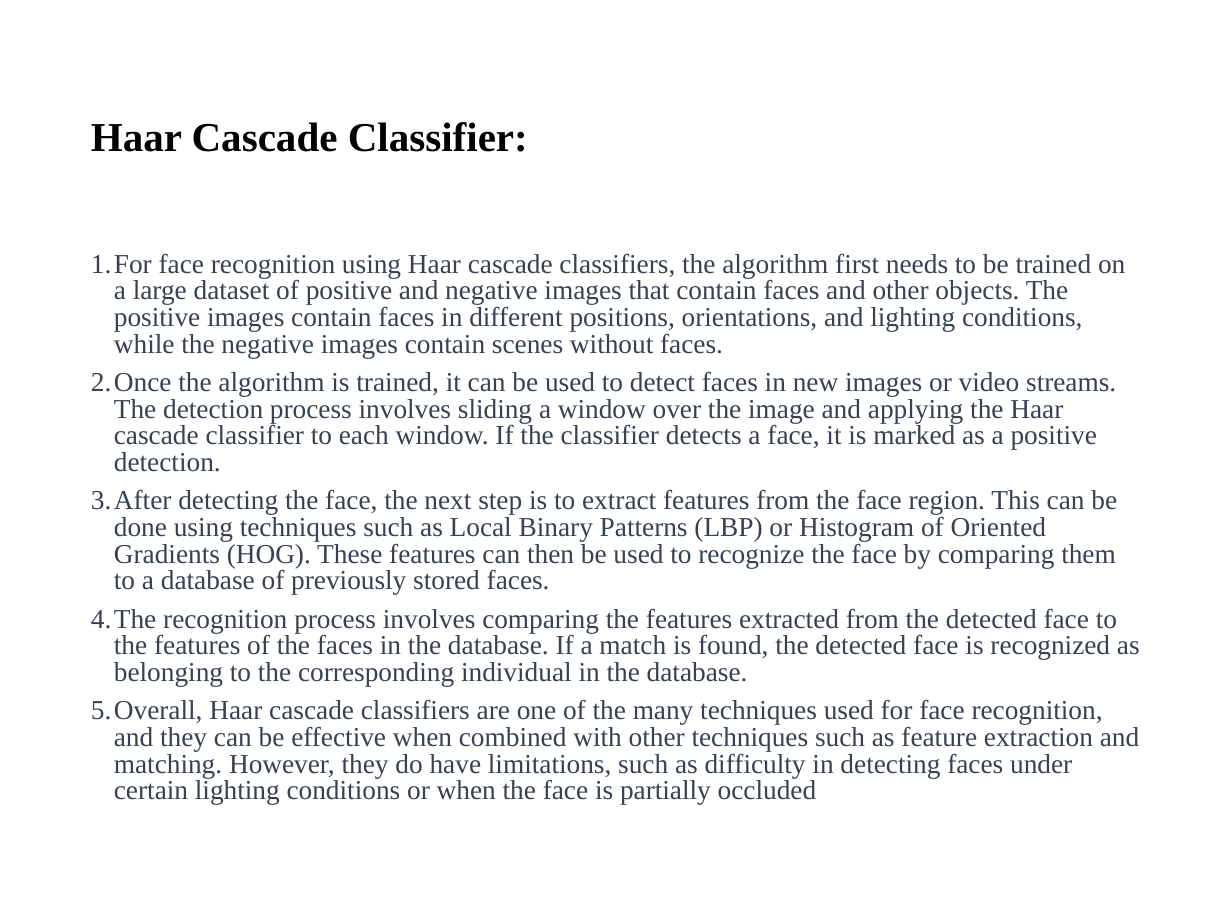
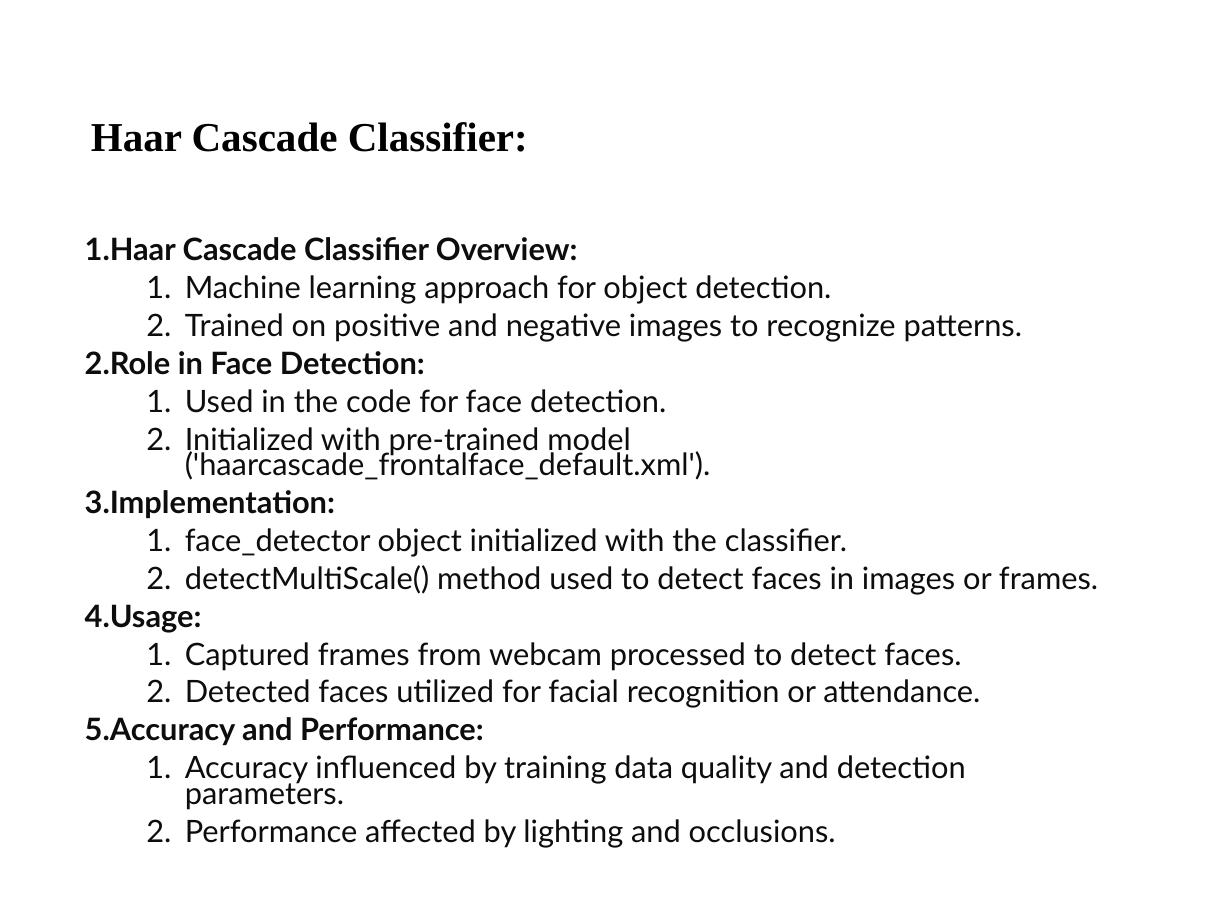
Before and after one commit to Andrachandu/Neural-Networks-and-Deep-Learning, a slide deck: slide 14 of neural (1).pptx. Drawn at 1232x924 pixels with LibreOffice and Linux fonts; fonts in the diff are those of the drawing. Boxes give left, top, right and bottom in pixels: in the first picture for what was removed or moved away, otherwise in the second. Text is boxed around its words. In the diff, an @@ line names an element or a change of style, - is before the commit and + after.

```diff
--- a/neural (1).pptx
+++ b/neural (1).pptx
@@ text added at bbox=[85, 237, 1098, 848], 18 pt, text #0D0D0D @@
+1. Haar Cascade Classifier Overview:
+  1. Machine learning approach for object detection.
+  2. Trained on positive and negative images to recognize patterns.
+2. Role in Face Detection:
+  1. Used in the code for face detection.
+  2. Initialized with pre-trained model ('haarcascade_frontalface_default.xml').
+3. Implementation:
+  1. face_detector object initialized with the classifier.
+  2. detectMultiScale() method used to detect faces in images or frames.
+4. Usage:
+  1. Captured frames from webcam processed to detect faces.
+  2. Detected faces utilized for facial recognition or attendance.
+5. Accuracy and Performance:
+  1. Accuracy influenced by training data quality and detection parameters.
+  2. Performance affected by lighting and occlusions.
@@ text removed at bbox=[91, 253, 1140, 804] @@
-1. For face recognition using Haar cascade classifiers, the algorithm first needs to be trained on a large dataset of positive and negative images that contain faces and other objects. The positive images contain faces in different positions, orientations, and lighting conditions, while the negative images contain scenes without faces.
-2. Once the algorithm is trained, it can be used to detect faces in new images or video streams. The detection process involves sliding a window over the image and applying the Haar cascade classifier to each window. If the classifier detects a face, it is marked as a positive detection.
-3. After detecting the face, the next step is to extract features from the face region. This can be done using techniques such as Local Binary Patterns (LBP) or Histogram of Oriented Gradients (HOG). These features can then be used to recognize the face by comparing them to a database of previously stored faces.
-4. The recognition process involves comparing the features extracted from the detected face to the features of the faces in the database. If a match is found, the detected face is recognized as belonging to the corresponding individual in the database.
-5. Overall, Haar cascade classifiers are one of the many techniques used for face recognition, and they can be effective when combined with other techniques such as feature extraction and matching. However, they do have limitations, such as difficulty in detecting faces under certain lighting conditions or when the face is partially occluded
```
Also in this commit, not shown: 1 slide added.
